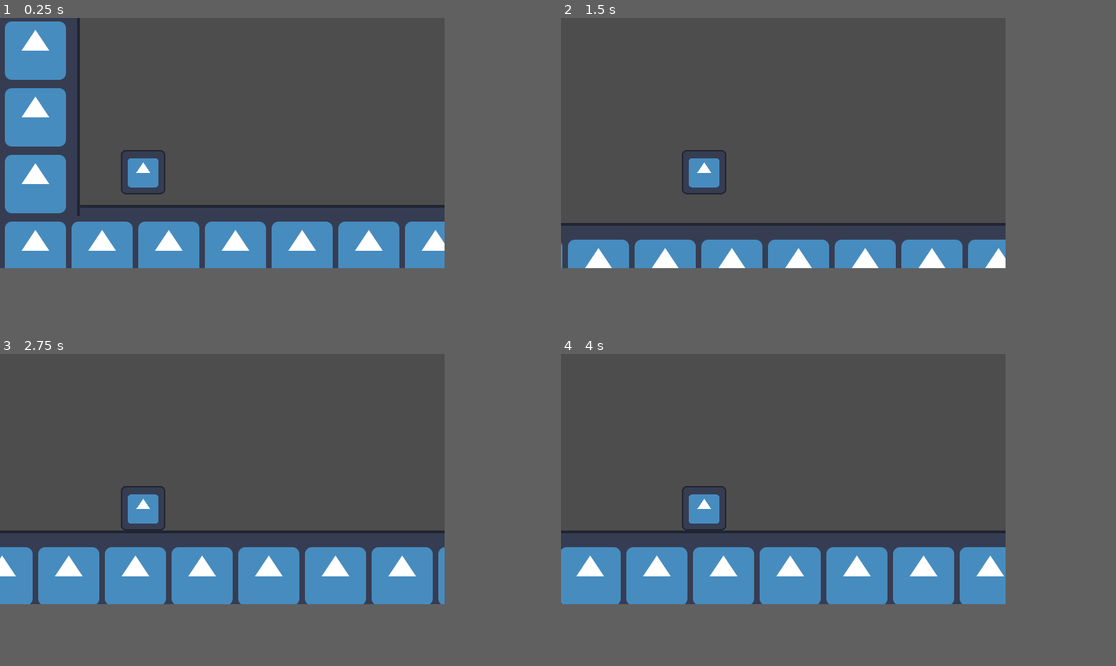
Above: before the commit, frames 1-4 (two rows, left to right).
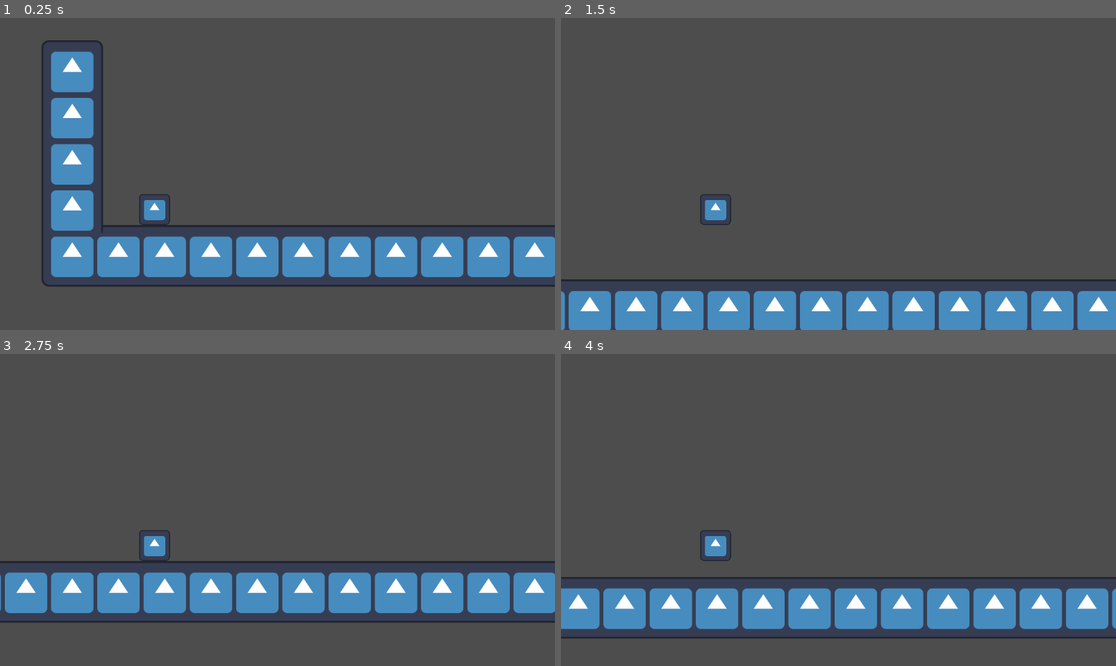
Above: after the commit, the same moments.

Repository: rojen-chakradhar/platformer
Game: Godot game, scene res://scenes/main.tscn
Two runs of this game, one before a commit and one after it. Both use one fixed random seed, a clock stepped at 60 frames per second and the inputs below. The project has no main scene, so this scene is started directly. The engine's default icon, where the game draws it, is replaced by a stand-in: a white triangle on a blue panel in a dark square.
Inputs (mouse positions are in pixels of both pictures, inside the frame that each line leads up to):
- Up to frame 1 (0.25 s): no input
- Up to frame 2 (1.5 s): tap Enter at 0.5 s; move the mouse to (882, 130) at 0.52 s; hold D (right) from 0.53 s (still down); tap Shift (dash) at 0.6 s; click (882, 130) at 0.67 s; tap Space (jump) at 0.77 s; move the mouse to (694, 155) at 1.27 s; tap Alt at 1.35 s
- Up to frame 3 (2.75 s): tap Space (jump) at 1.52 s; move the mouse to (266, 422) at 2.02 s; release D (right) at 2.03 s; hold A (left) from 2.03 s (still down); tap Shift (dash) at 2.1 s
- Up to frame 4 (4 s): move the mouse to (760, 528) at 2.77 s; release A (left) at 2.78 s; hold D (right) from 2.78 s (still down); tap Alt at 2.85 s; click (760, 528) at 2.92 s; tap Space (jump) at 3.02, 3.77 s; move the mouse to (916, 516) at 3.52 s; tap Shift (dash) at 3.6 s
In our replay, the window is 640x360 before the commit and 799x449 after it. These sizes can differ from the game's own. Grey fills any space a smaller window leaves; there, only what the larger window draws over its background counts as a difference.

The runs differ from the first frame. In frame 1, 22% of the frame differs, in the area x 0-100%, y 0-87%; in frame 2, 20%; in frame 3, 15%; in frame 4, 21%.

Commit message:
lil twirks

Diff:
--- a/project.godot
+++ b/project.godot
@@ -13,13 +13,6 @@
 config/name="Platformer"
 config/features=PackedStringArray("4.6", "Forward Plus")
 config/icon="uid://cav3aoalxsxr1"
-
-[display]
-
-window/size/viewport_width=640
-window/size/viewport_height=360
-window/stretch/mode="viewport"
-window/stretch/scale_mode="integer"
 
 [editor_plugins]
 
--- a/scenes/main.tscn
+++ b/scenes/main.tscn
@@ -105,12 +105,13 @@
 [node name="Main" type="Node" unique_id=1121927464]
 
 [node name="TileMapLayer" type="TileMapLayer" parent="." unique_id=1909526801]
+position = Vector2(63, 239)
 tile_map_data = PackedByteArray("AAABABIAAAAHAAMAAAABABMAAAABAAEAAAABABQAAAABAAIAAAABABUAAAABAAMAAAABABYAAAABAAQAAAABAB …(28592 unchanged characters)…
 tile_set = SubResource("TileSet_sugp2")
 
 [node name="Player" parent="." unique_id=1748584370 instance=ExtResource("2_0wfyh")]
-position = Vector2(123, 212)
+position = Vector2(202, 466)
 scale = Vector2(0.5, 0.5)
 
 [node name="Camera2D" type="Camera2D" parent="Player" unique_id=439085472]
-position = Vector2(228, -84)
+position = Vector2(510, -148)
--- a/scenes/player.tscn
+++ b/scenes/player.tscn
@@ -12,6 +12,11 @@
 "loop": true,
 "name": &"idle",
 "speed": 5.0
+}, {
+"frames": [],
+"loop": true,
+"name": &"walk",
+"speed": 5.0
 }]
 
 [sub_resource type="RectangleShape2D" id="RectangleShape2D_qlg0r"]
@@ -23,6 +28,7 @@
 [node name="AnimatedSprite2D" type="AnimatedSprite2D" parent="." unique_id=1501387370]
 sprite_frames = SubResource("SpriteFrames_dqkch")
 animation = &"idle"
+autoplay = "idle"
 
 [node name="CollisionShape2D" type="CollisionShape2D" parent="." unique_id=295500942]
 shape = SubResource("RectangleShape2D_qlg0r")
--- a/scripts/player.gd
+++ b/scripts/player.gd
@@ -1,8 +1,8 @@
 extends CharacterBody2D
 
 
-const SPEED = 300.0
-const JUMP_VELOCITY = -400.0
+const SPEED = 600.0
+const JUMP_VELOCITY = -500.0
 const SLIDE = 400
 
 
Not shown, changed: .DS_Store
